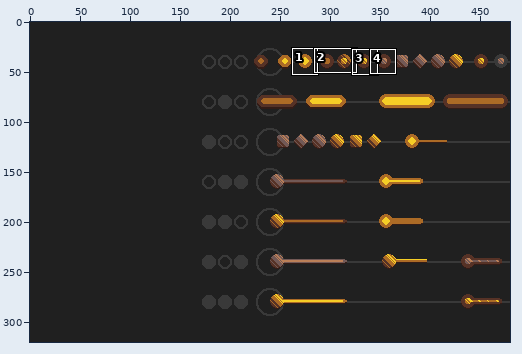
A pixel-art file gets an edit: src/art/bg.aseprite. The first picture is a wide view before the edit; the outline marks the close-up.
Close-up. The starting point:
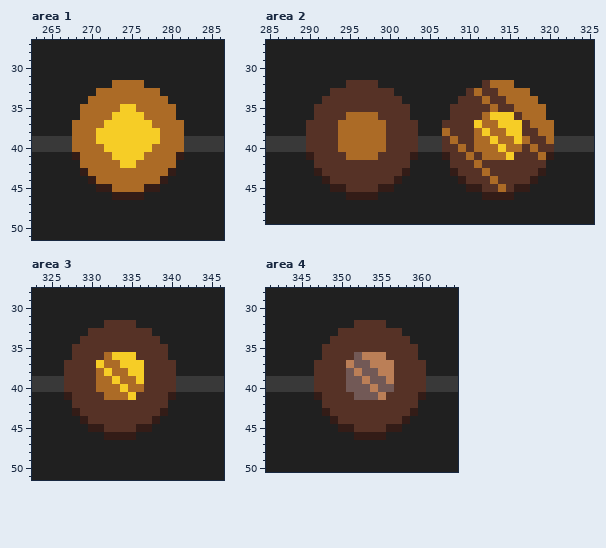
480x320 pixels, 1 frame. Shown: area 1: x 263..286, y 27..51; area 2: x 285..325, y 27..49; area 3: x 323..346, y 28..51; area 4: x 341..364, y 28..50. The commit also changed other parts of the picture, which this record leaves out.
Once edited:
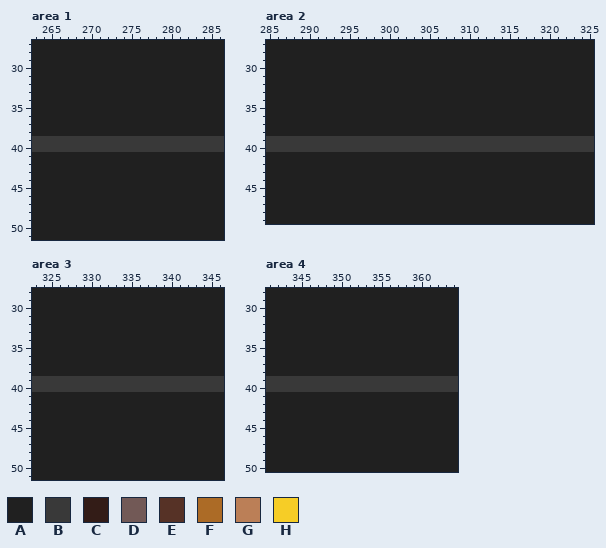
Palette (. is transparent): A #202020  B #393939  C #331c17  D #725956  E #563226  F #ac6b26  G #bb7f57  H #f6cd26
Change:
layer "note1" now hidden
Changed rows in their new state; - is an unchanged pixel.
Area 1:
first column x 268:
32 -----AAAA-----
33 ---AAAAAAAA---
34 --AAAAAAAAAA--
35 -AAAAAAAAAAAA-
36 -AAAAAAAAAAAA-
37 AAAAAAAAAAAAAA
38 AAAAAAAAAAAAAA
39 BBBBBBBBBBBBBB
40 BBBBBBBBBBBBBB
41 AAAAAAAAAAAAAA
42 -AAAAAAAAAAAA-
43 -AAAAAAAAAAAA-
44 --AAAAAAAAAA--
45 ---AAAAAAAA---
46 -----AAAA-----
Area 2:
first column x 290:
32 -----AAAA-------------AAAA-----
33 ---AAAAAAAA---------AAAAAAAA---
34 --AAAAAAAAAA-------AAAAAAAAAA--
35 -AAAAAAAAAAAA-----AAAAAAAAAAAA-
36 -AAAAAAAAAAAA-----AAAAAAAAAAAA-
37 AAAAAAAAAAAAAA---AAAAAAAAAAAAAA
38 AAAAAAAAAAAAAA---AAAAAAAAAAAAAA
39 BBBBBBBBBBBBBB---BBBBBBBBBBBBBB
40 BBBBBBBBBBBBBB---BBBBBBBBBBBBBB
41 AAAAAAAAAAAAAA---AAAAAAAAAAAAAA
42 -AAAAAAAAAAAA-----AAAAAAAAAAAA-
43 -AAAAAAAAAAAA-----AAAAAAAAAAAA-
44 --AAAAAAAAAA-------AAAAAAAAAA--
45 ---AAAAAAAA---------AAAAAAAA---
46 -----AAAA-------------AAAA-----
Area 3:
first column x 327:
32 -----AAAA-----
33 ---AAAAAAAA---
34 --AAAAAAAAAA--
35 -AAAAAAAAAAAA-
36 -AAAAAAAAAAAA-
37 AAAAAAAAAAAAAA
38 AAAAAAAAAAAAAA
39 BBBBBBBBBBBBBB
40 BBBBBBBBBBBBBB
41 AAAAAAAAAAAAAA
42 -AAAAAAAAAAAA-
43 -AAAAAAAAAAAA-
44 --AAAAAAAAAA--
45 ---AAAAAAAA---
46 -----AAAA-----
Area 4:
first column x 347:
32 -----AAAA-----
33 ---AAAAAAAA---
34 --AAAAAAAAAA--
35 -AAAAAAAAAAAA-
36 -AAAAAAAAAAAA-
37 AAAAAAAAAAAAAA
38 AAAAAAAAAAAAAA
39 BBBBBBBBBBBBBB
40 BBBBBBBBBBBBBB
41 AAAAAAAAAAAAAA
42 -AAAAAAAAAAAA-
43 -AAAAAAAAAAAA-
44 --AAAAAAAAAA--
45 ---AAAAAAAA---
46 -----AAAA-----
Pixel boxes of the changes (left, top, right, bottom) in both close-ups:
changed: (72, 80, 184, 200)
changed: (306, 80, 554, 200)
changed: (64, 320, 176, 440)
changed: (314, 320, 426, 440)
